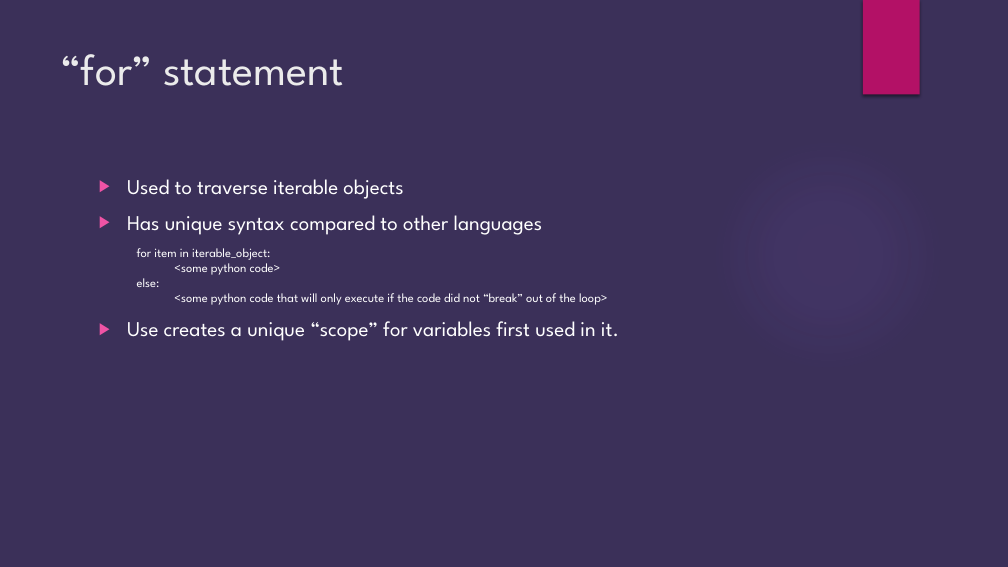
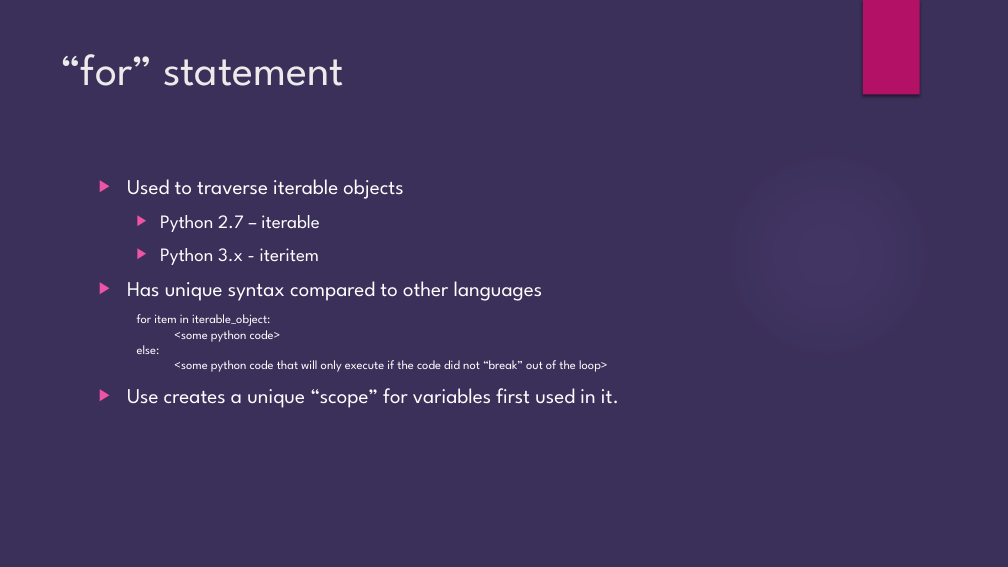
Before and after one commit to brianjgrier/Python-Overview, a slide deck: slide 18 of Python Introduction.pptx. Drawn at 1008x567 pixels with LibreOffice and Linux fonts; fonts in the diff are those of the drawing; background and template pictures are left out. Boxes give left, top, right and bottom in pixels: in the first picture for what was removed or moved away, otherwise in the second. Text is boxed around its words. In the diff, an @@ line names an element or a change of style, - is before the commit and + after.

```diff
--- a/Python Introduction.pptx
+++ b/Python Introduction.pptx
@@ text at (x1=160, y1=215, x2=320, y2=265): paragraphs added @@
+  ▶ Python 2.7 – iterable
+  ▶ Python 3.x - iteritem
```
Also in this commit, not shown: 11 other slides changed, 3 slides added.
